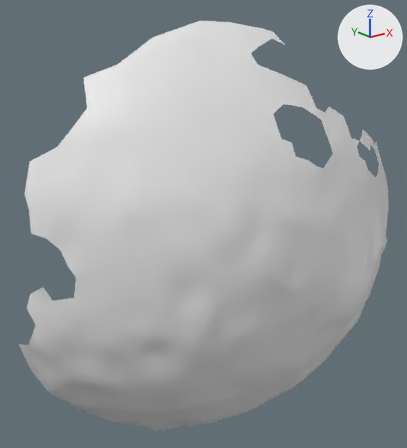
An edit to the OBJ model res/final/onecam_fullvolume/05/cleanedup/FullVolium.000181.obj, drawn before and after from the same camera.
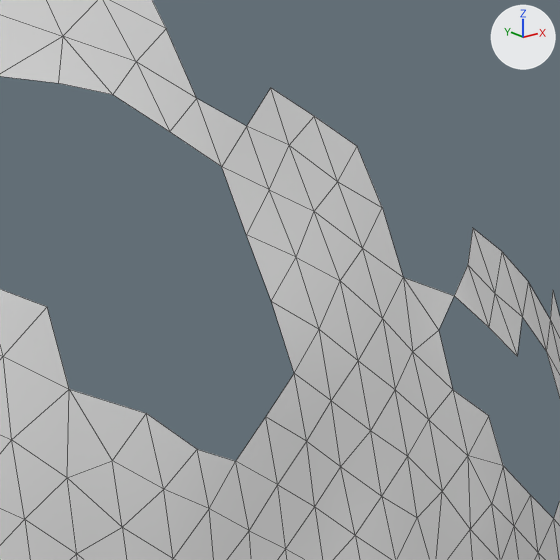
Old and new are each drawn whole from a 50 mm lens placed at (94.5, -210.4, -113.7), pointed at (199.4, -79.2, -166.2) and again close up on the part from 70% to 93% of the width and 20% to 41% of the height. The axes (+X, +Y, +Z) are drawn at upper right. The lights are the same throughout. The close-ups show mesh edges as thin lines. Where no turn or scale is listed for an object, it has been applied to the vertices.

In view in the first close-up: 'FullVolium.000181'.
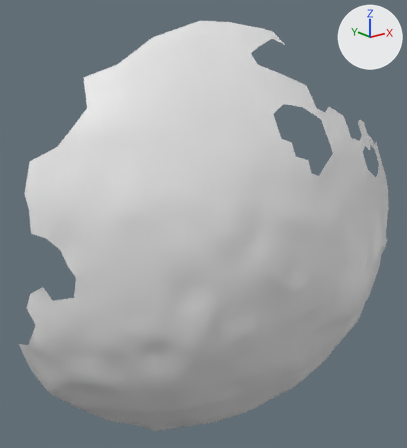
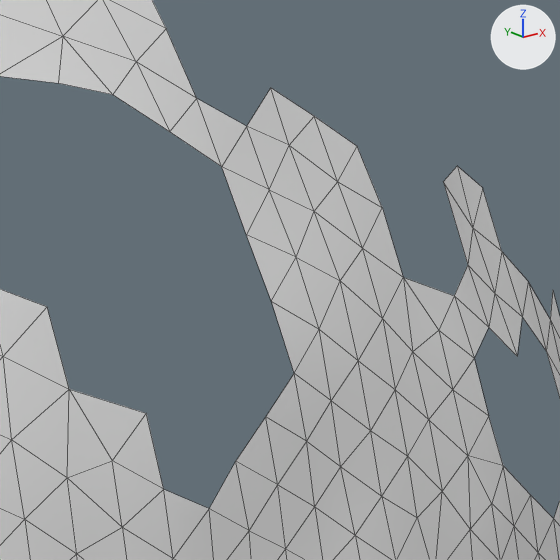
Patch to the scene script:
```diff
--- a/res/final/onecam_fullvolume/05/cleanedup/FullVolium.000181.obj.py
+++ b/res/final/onecam_fullvolume/05/cleanedup/FullVolium.000181.obj.py
@@ me_fullvolium_000181 @@
 me_fullvolium_000181.from_pydata(...)  # 1720 vertices, 3293 faces; spans x 143.8..272.7, y -118.9..-60.1, z -241.5..-106.6
 # used by ob_fullvolium_000181; location = (0.0, 0.0, 0.0)
 # verts and faces of me_fullvolium_000181; kept vertices keep their numbers, new ones are numbered from 1720
 # before: 914 (210.5, -114.4, -146.4) at pixel (209, 508), 1057 (208.0, -113.9, -145.3) at pixel (163, 489), 1058 (208.0, -112.7, -142.1) at pixel (146, 413), 1060 (210.4, -113.6, -143.9) at pixel (197, 449), 1062 (212.8, -113.9, -144.7) at pixel (235, 461)
 # before: 1465 (242.7, -105.7, -139.0) at pixel (501, 251), 1466 (240.0, -105.8, -137.5) at pixel (472, 227), 1467 (237.2, -107.7, -138.9) at pixel (467, 264), 1470 (237.1, -109.3, -141.8) at pixel (488, 327), 1471 (234.2, -109.3, -140.0) at pixel (454, 295)
 # before: 1473 (231.6, -110.4, -141.2) at pixel (438, 330), 1474 (231.5, -111.6, -143.9) at pixel (452, 389), 1475 (234.4, -111.7, -145.5) at pixel (488, 415)
+# me_fullvolium_000181 part 1
+delete_vertices([1060])  # with the faces that use them
+# me_fullvolium_000181 part 2
+verts[1720] = (242.7, -104.3, -135.9)  # pixel (482, 187)
+verts[1721] = (240.3, -104.3, -134.6)  # pixel (457, 165)
+verts[1722] = (237.3, -105.8, -135.0)  # pixel (443, 181)
+verts[1723] = (234.2, -110.7, -142.9)  # pixel (474, 358)
+faces += [(1474, 1475, 1723), (1473, 1474, 1723), (1471, 1473, 1723), (1465, 1720, 1466), (1466, 1720, 1721), (1470, 1471, 1723)]
+faces += [(1466, 1721, 1722), (1466, 1722, 1467)]
```

Boxes (x1, y1, x2, y2) around the edits, measured in the close-ups (560 x 560 px):
part 1 of me_fullvolium_000181, deleted: before (147, 414, 235, 508)
part 2 of me_fullvolium_000181, added: after (439, 166, 502, 415)
